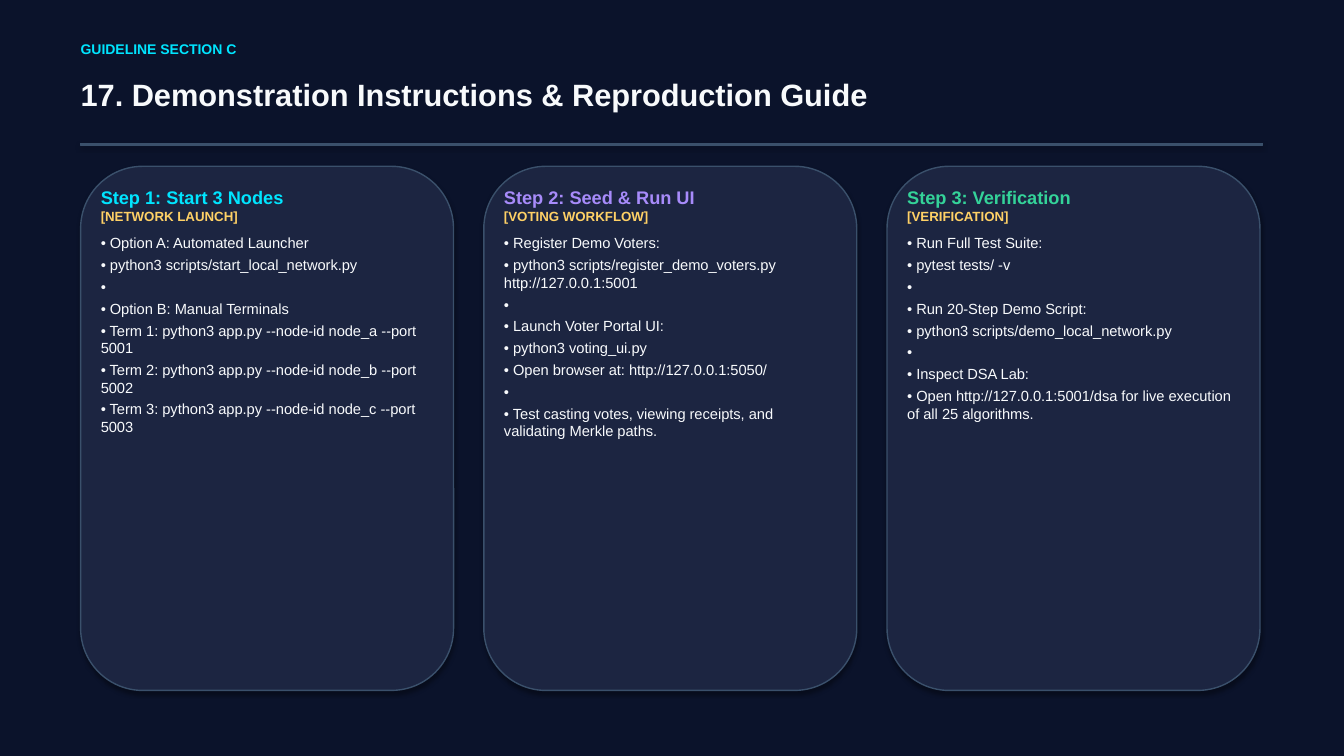
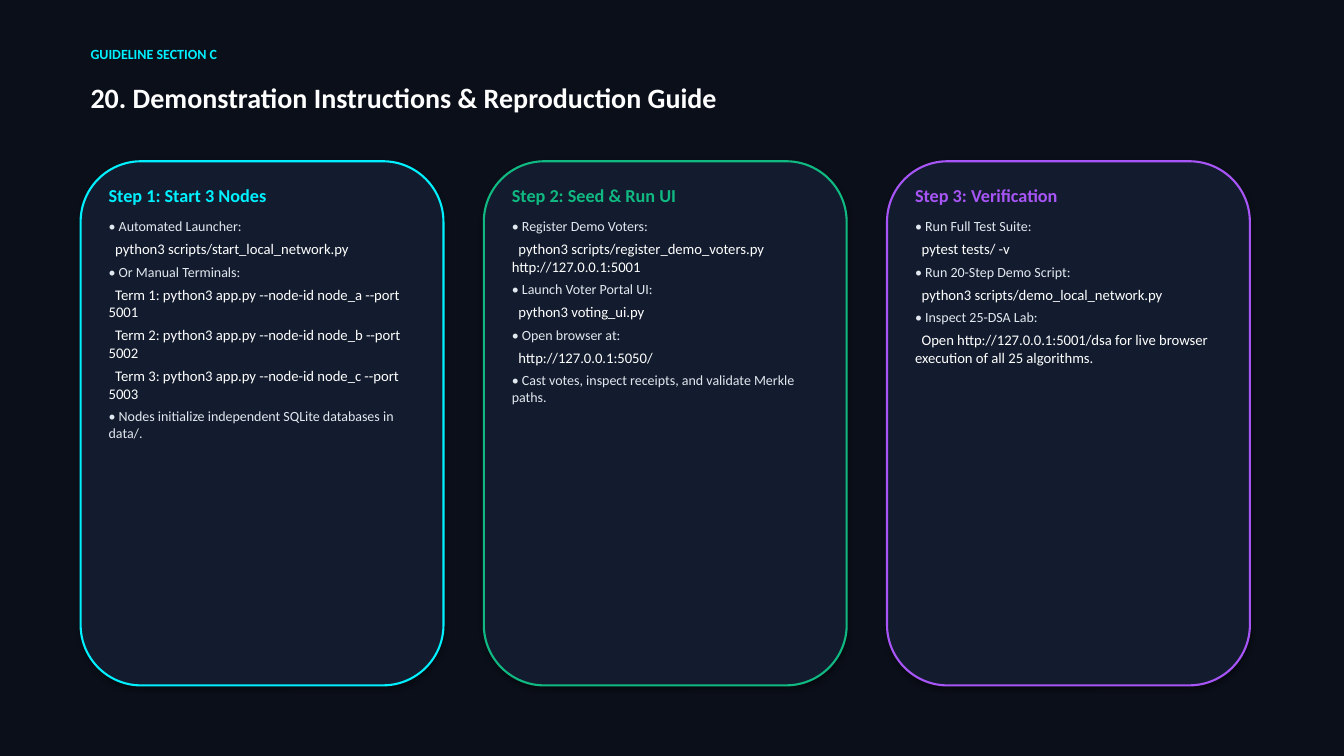
Before and after one commit to kgnawinkg-tech/Decentralised-Voting-System, a slide deck: slide 21 of Decentralized_Blockchain_Voting_System_DSA.pptx (slide 18 before the commit). Drawn at 1344x756 pixels with LibreOffice and Linux fonts; fonts in the diff are those of the drawing. Boxes give left, top, right and bottom in pixels: in the first picture for what was removed or moved away, otherwise in the second. Text is boxed around its words. In the diff, an @@ line names an element or a change of style, - is before the commit and + after.

```diff
--- a/Decentralized_Blockchain_Voting_System_DSA.pptx
+++ b/Decentralized_Blockchain_Voting_System_DSA.pptx
@@ background #0B132B to #0B0F19 @@
@@ text "GUIDELINE SECTION C" at bbox=[91, 50, 217, 59]: font Arial to Calibri, text colour #00E5FF to #00F0FF @@
@@ text at bbox=[91, 88, 717, 113]: text changed; size 22 to 20 pt; font Arial to Calibri; text colour #F8FAFC to #FFFFFF @@
-17. Demonstration Instructions & Reproduction Guide
+20. Demonstration Instructions & Reproduction Guide
@@ rectangle removed at bbox=[81, 143, 1263, 145] @@
@@ rounded rectangle: place and size @@
-rounded rectangle at bbox=[81, 166, 454, 691]
+rounded rectangle at bbox=[81, 161, 444, 686]
@@ rounded rectangle at bbox=[81, 161, 444, 686]: fill #1C2541 to #131C2E; outline #3A506B 1 pt to #00F0FF 1.5 pt @@
@@ text "Step 1: Start 3 Nodes": place and size @@
-text "Step 1: Start 3 Nodes" at bbox=[101, 191, 416, 432]
+text "Step 1: Start 3 Nodes" at bbox=[109, 189, 400, 439]
@@ rounded rectangle: place and size @@
-rounded rectangle at bbox=[484, 166, 857, 691]
+rounded rectangle at bbox=[484, 161, 847, 686]
@@ rounded rectangle at bbox=[484, 161, 847, 686]: fill #1C2541 to #131C2E; outline #3A506B 1 pt to #10B981 1.5 pt @@
@@ text "Step 2: Seed & Run ...": place and size @@
-text "Step 2: Seed & Run ..." at bbox=[504, 191, 776, 439]
+text "Step 2: Seed & Run ..." at bbox=[512, 189, 794, 405]
@@ rounded rectangle: place and size @@
-rounded rectangle at bbox=[887, 166, 1260, 691]
+rounded rectangle at bbox=[887, 161, 1250, 686]
@@ rounded rectangle at bbox=[887, 161, 1250, 686]: fill #1C2541 to #131C2E; outline #3A506B 1 pt to #A855F7 1.5 pt @@
@@ text "Step 3: Verification": place and size @@
-text "Step 3: Verification" at bbox=[907, 191, 1231, 422]
+text "Step 3: Verification" at bbox=[915, 189, 1208, 366]
@@ text at bbox=[109, 189, 266, 205]: font Arial to Calibri, text colour #00E5FF to #00F0FF in "Step 1: Start 3 Nodes"; more space between paragraphs @@
@@ text at bbox=[512, 189, 676, 294]: font Arial to Calibri in "Step 2: Seed & Run UI", "• Register Demo Voters:", "• Launch Voter Portal UI:"; text colour #A78BFA to #10B981 in "Step 2: Seed & Run UI"; size 10.5 to 10 pt, text colour #F8FAFC to #E2E8F0 in "• Register Demo Voters:", "• Launch Voter Portal UI:"; more space between paragraphs @@
@@ text at bbox=[915, 189, 1070, 280]: font Arial to Calibri in "Step 3: Verification", "• Run Full Test Suite:", "• Run 20-Step Demo Script:"; text colour #34D399 to #A855F7 in "Step 3: Verification"; size 10.5 to 10 pt, text colour #F8FAFC to #E2E8F0 in "• Run Full Test Suite:", "• Run 20-Step Demo Script:"; more space between paragraphs @@
@@ text at bbox=[109, 221, 400, 439]: text changed; font Arial to Calibri; text colour #F8FAFC to #FFFFFF @@
-[NETWORK LAUNCH]
-• Option A: Automated Launcher
-• python3 scripts/start_local_network.py
-•
-• Option B: Manual Terminals
-• Term 1: python3 app.py --node-id node_a --port 5001
-• Term 2: python3 app.py --node-id node_b --port 5002
-• Term 3: python3 app.py --node-id node_c --port 5003
+• Automated Launcher:
+python3 scripts/start_local_network.py
+• Or Manual Terminals:
+Term 1: python3 app.py --node-id node_a --port 5001
+Term 2: python3 app.py --node-id node_b --port 5002
+Term 3: python3 app.py --node-id node_c --port 5003
+• Nodes initialize independent SQLite databases in data/.
@@ text at bbox=[504, 211, 648, 224]: paragraph removed @@
-[VOTING WORKFLOW]
@@ text at bbox=[907, 211, 1008, 224]: paragraph removed @@
-[VERIFICATION]
@@ text at bbox=[512, 244, 764, 275]: text changed; font Arial to Calibri; text colour #F8FAFC to #FFFFFF @@
-• python3 scripts/register_demo_voters.py http://127.0.0.1:5001
-•
+python3 scripts/register_demo_voters.py http://127.0.0.1:5001
@@ text at bbox=[922, 244, 1010, 257]: text changed; font Arial to Calibri; text colour #F8FAFC to #FFFFFF @@
-• pytest tests/ -v
-•
+pytest tests/ -v
@@ text at bbox=[915, 289, 1208, 366]: text changed; font Arial to Calibri; text colour #F8FAFC to #FFFFFF @@
-• python3 scripts/demo_local_network.py
-•
-• Inspect DSA Lab:
-• Open http://127.0.0.1:5001/dsa for live execution of all 25 algorithms.
+python3 scripts/demo_local_network.py
+• Inspect 25-DSA Lab:
+Open http://127.0.0.1:5001/dsa for live browser execution of all 25 algorithms.
@@ text at bbox=[512, 307, 794, 405]: text changed; size 10.5 to 10 pt; font Arial to Calibri; text colour #F8FAFC to #E2E8F0 @@
-• python3 voting_ui.py
-• Open browser at: http://127.0.0.1:5050/
-•
-• Test casting votes, viewing receipts, and validating Merkle paths.
+python3 voting_ui.py
+• Open browser at:
+http://127.0.0.1:5050/
+• Cast votes, inspect receipts, and validate Merkle paths.
```
Also in this commit, not shown: 6 other slides changed, 16 slides added, 13 slides removed, 10 other files.
